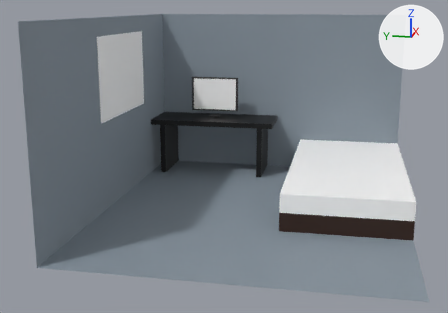
The Blender file models/3d-room.blend, before and after one commit.
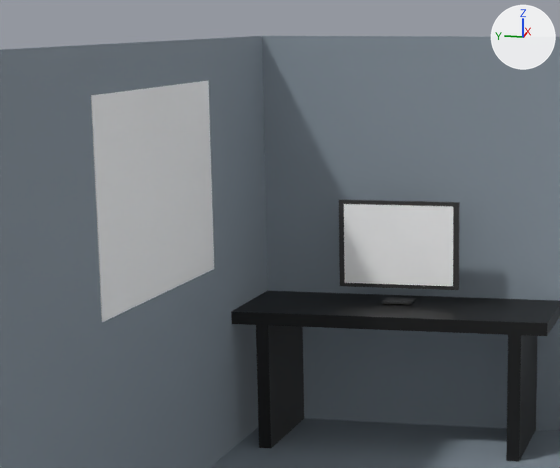
Old and new are each drawn whole from a 50 mm lens placed at (-22.09, -3.39, 6.81), pointed at (-2.52, 0.52, 1.92) and again close up on the part from 14% to 62% of the width and 0% to 57% of the height. The lights are fixed; the arrows at upper right show +X, +Y and +Z. The older version's two pictures come first.

Names of what the first close-up shows: 'display', 'floor', 'front-wall', 'left-leg', 'left-wall', 'right-leg', 'screen', 'tabletop', 'whiteboard' and 1 more.
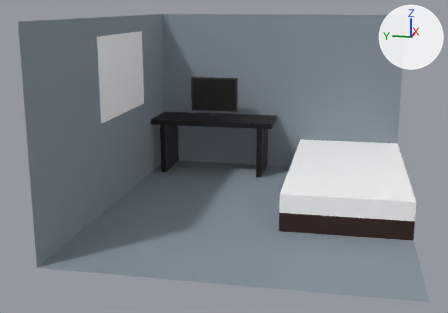
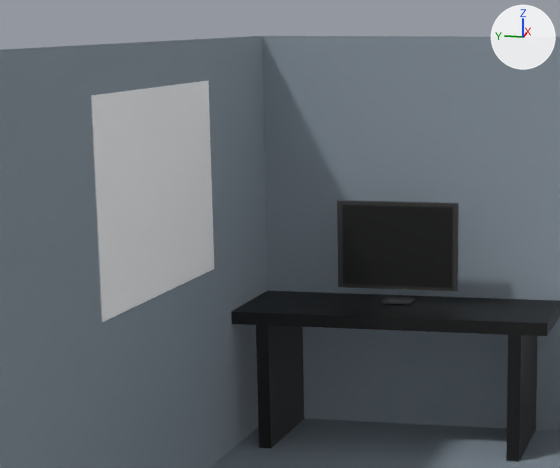
Changed parts and their boxes [x1, y1, x2, y2] in the close-ups (560 x 468 px):
'display', recoloured, moved
    before: [344, 204, 453, 286]
    after: [342, 205, 452, 287]
'screen', moved
    before: [339, 200, 460, 290]
    after: [337, 200, 459, 291]

Patch to the scene script:
```diff
--- a/models/3d-room.blend.py
+++ b/models/3d-room.blend.py
@@ mat_material @@
+mat_material = principled_material('Material')
+mat_material.base_color = (0.0, 0.0, 0.0)  # black #000000
@@ me_cube_008 @@
 me_cube_008.from_pydata(...)  # 8 vertices, 6 faces; spans x -1.0..1.0, y -1.0..1.0, z -1.0..1.0
-me_cube_008.materials.append(mat_whiteboard)  # white #ffffff
+me_cube_008.materials.append(mat_material)  # black #000000
@@ ob_screen @@
 ob_screen = bpy.data.objects.new('screen', me_cube)
-ob_screen.location = (3.27, 2.07, 3.15)
+ob_screen.location = (3.17, 2.07, 3.15)
 ob_screen.scale = (-0.035, 0.98, 0.7)
@@ ob_display @@
 ob_display = bpy.data.objects.new('display', me_cube_008)
-ob_display.location = (3.25, 2.07, 3.15)
+ob_display.location = (3.15, 2.07, 3.15)
 ob_display.scale = (0.0319, -0.893, -0.638)
```
